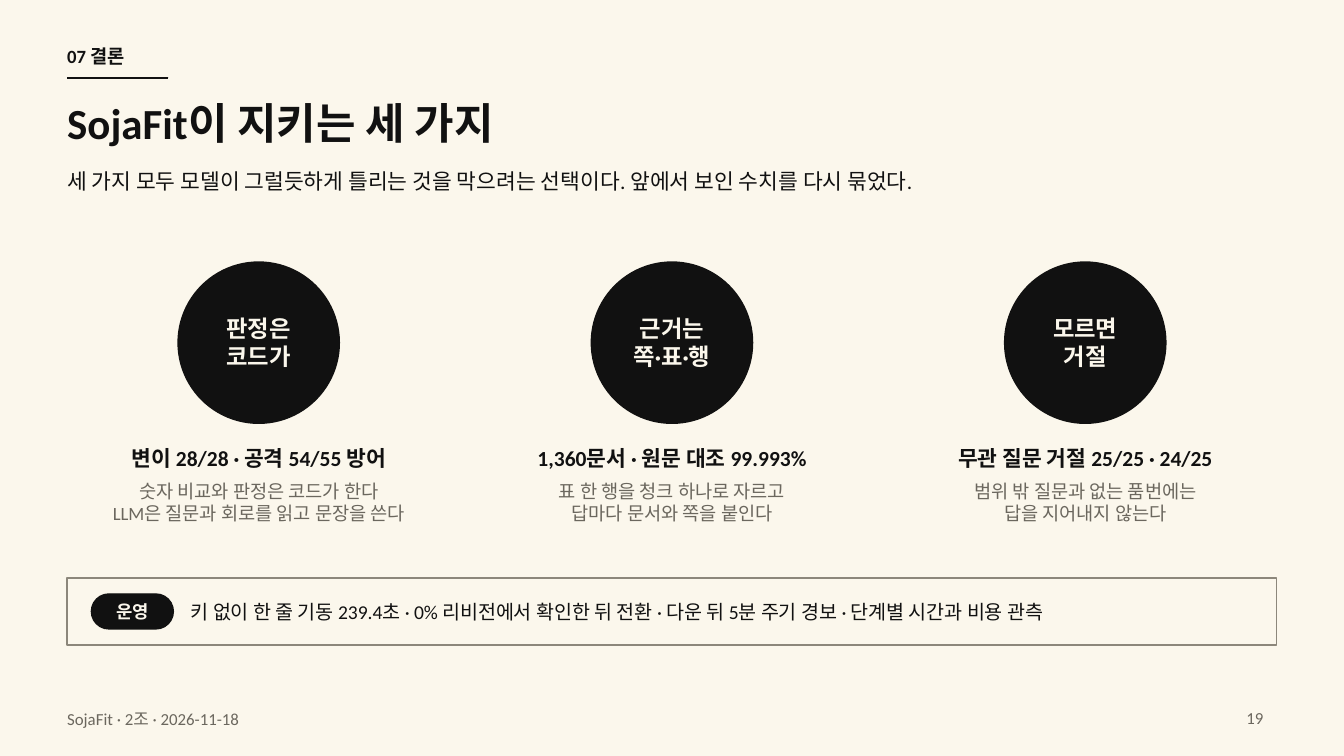
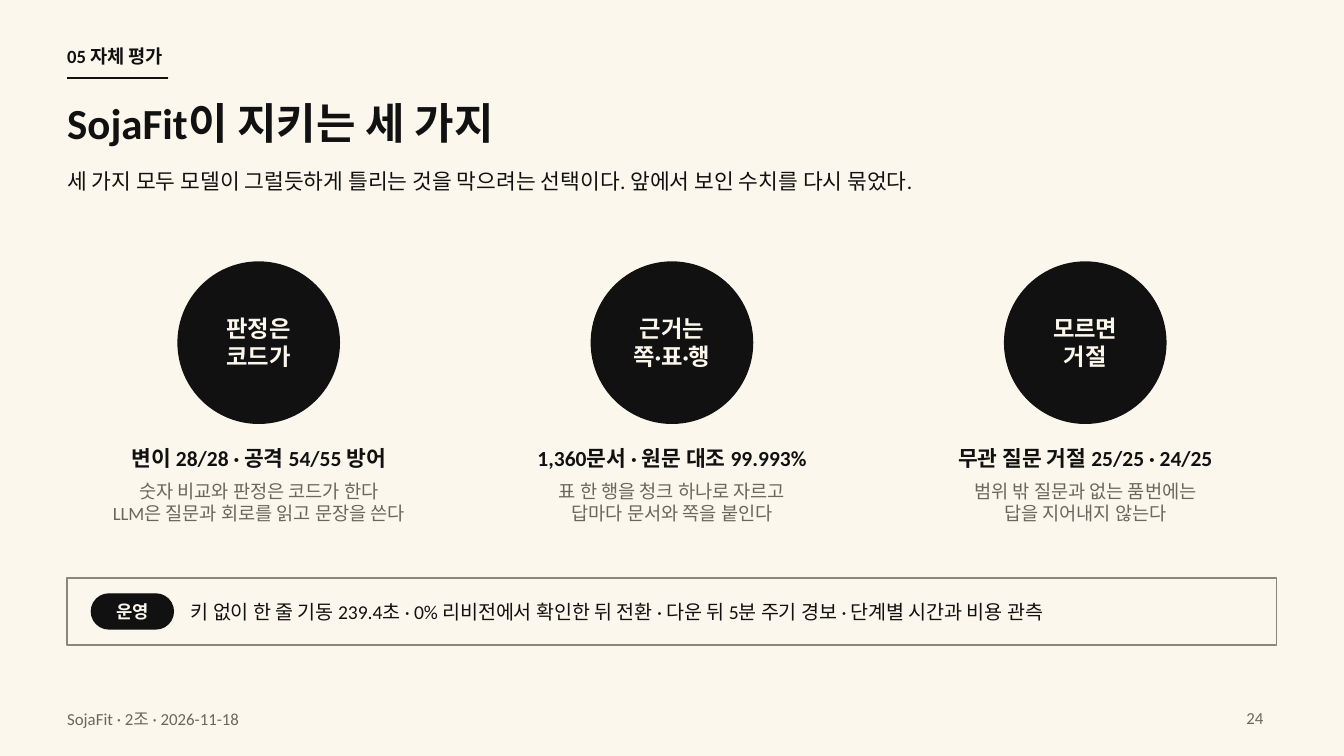
Before and after one commit to HJU5022/SojaFit, a slide deck: slide 24 of docs/deliverables/presentation/sojafit-final-2026-11-18.pptx (slide 19 before the commit). Drawn at 1344x756 pixels with LibreOffice and Linux fonts; fonts in the diff are those of the drawing. Boxes give left, top, right and bottom in pixels: in the first picture for what was removed or moved away, otherwise in the second. Text is boxed around its words. In the diff, an @@ line names an element or a change of style, - is before the commit and + after.

```diff
--- a/docs/deliverables/presentation/sojafit-final-2026-11-18.pptx
+++ b/docs/deliverables/presentation/sojafit-final-2026-11-18.pptx
@@ text at [67, 47, 163, 65]: text changed @@
-07 결론
+05 자체 평가
@@ page number at [1246, 713, 1263, 724]: text changed @@
-19
+24
```
Also in this commit, not shown: 17 other slides changed, 5 slides added, 5 other files.
